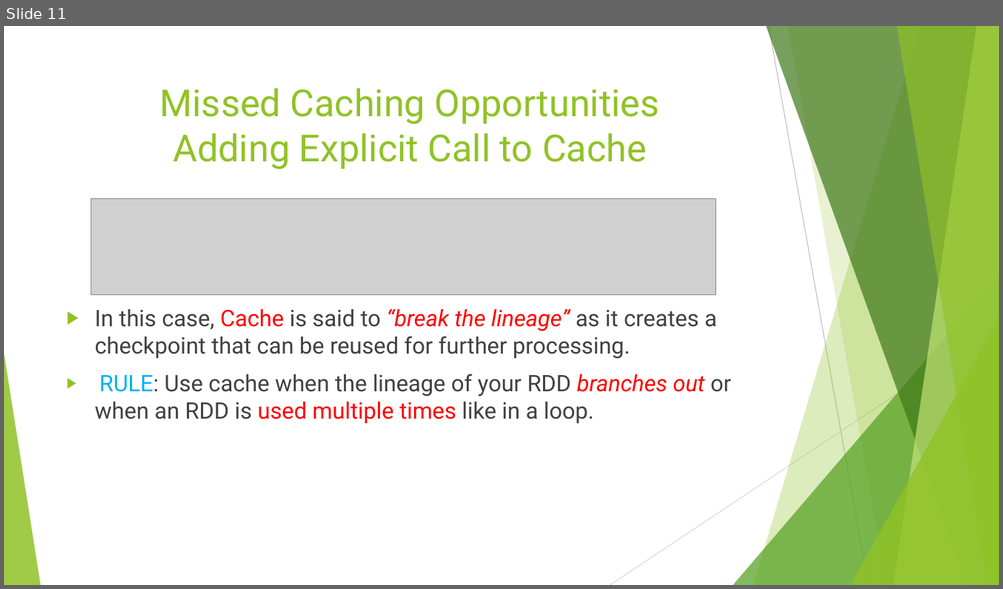
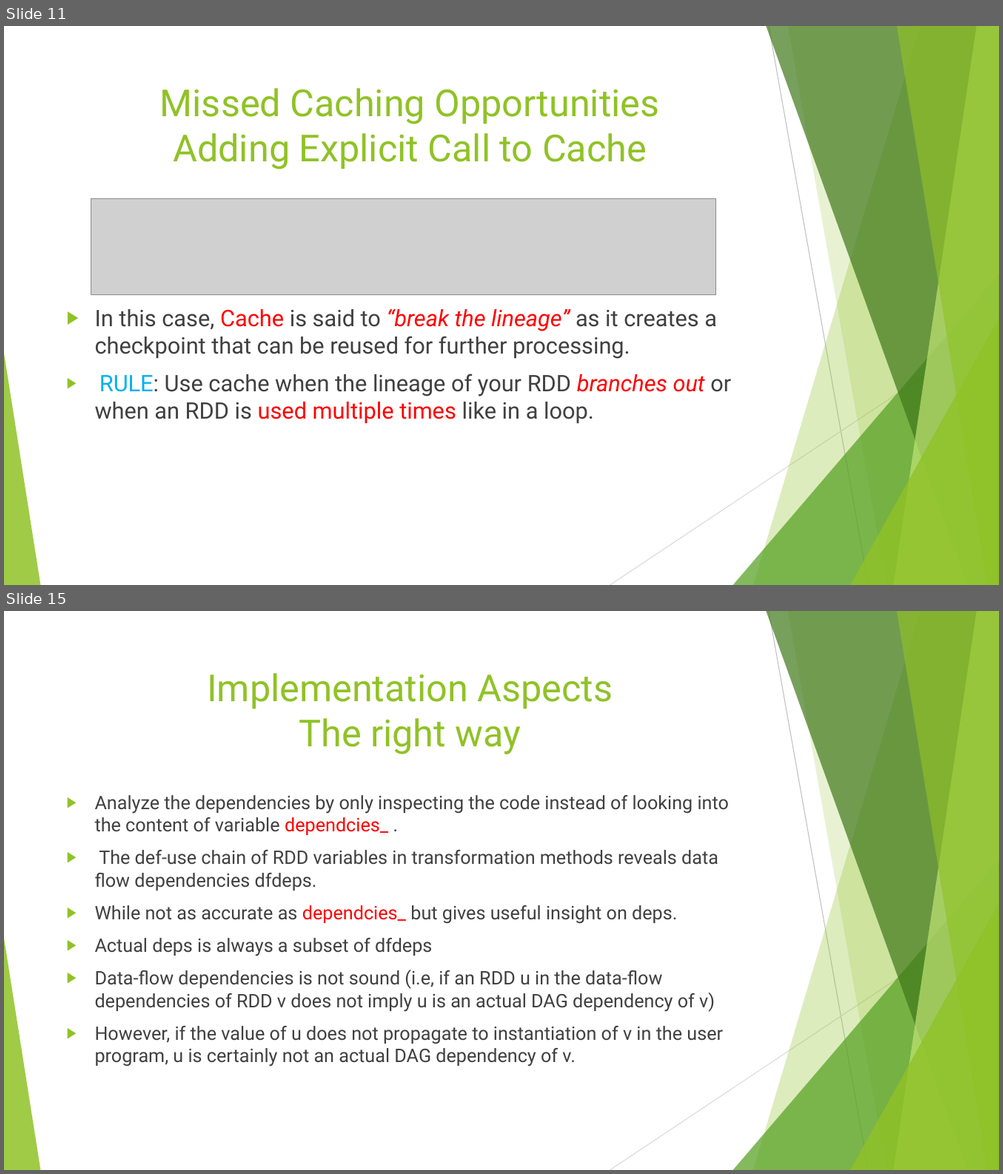
Before and after one commit to ahmedcs/COMP6611B, a slide deck: COMP6611B-Final-Presentation.pptx. Shown one above the other, each under a label of ours: slide 11 before the commit, slides 11 and 15 after it; the slides between them are not shown. The pictures are 1003x589 and 1003x1174 pixels, drawn with LibreOffice and Linux fonts; fonts in the diff are those of the drawing; grey boxes stand for pictures. Boxes give left, top, right and bottom in pixels: in the first picture for what was removed or moved away, otherwise in the second. Text is boxed around its words. In the diff, an @@ line names an element or a change of style, - is before the commit and + after.

```diff
--- a/COMP6611B-Final-Presentation.pptx
+++ b/COMP6611B-Final-Presentation.pptx
@@ slide 15 added at box(4, 611, 999, 1170), background #FFFFFF; not listed: 10 template elements that a slide beside it also shows @@
@@ title added at box(207, 673, 613, 755), 36 pt, text #90C226 @@
+Implementation Aspects
+The right way
@@ text added at box(95, 795, 728, 1067), 18 pt, text #404040 @@
+▶ Analyze the dependencies by only inspecting the code instead of looking into the content of variable dependcies_ .
+▶ The def-use chain of RDD variables in transformation methods reveals data flow dependencies dfdeps.
+▶ While not as accurate as dependcies_ but gives useful insight on deps.
+▶ Actual deps is always a subset of dfdeps
+▶ Data-flow dependencies is not sound (i.e, if an RDD u in the data-flow dependencies of RDD v does not imply u is an actual DAG dependency of v)
+▶ However, if the value of u does not propagate to instantiation of v in the user program, u is certainly not an actual DAG dependency of v.
```
Also in this commit, not shown: 2 slides changed, 8 other slides added.
